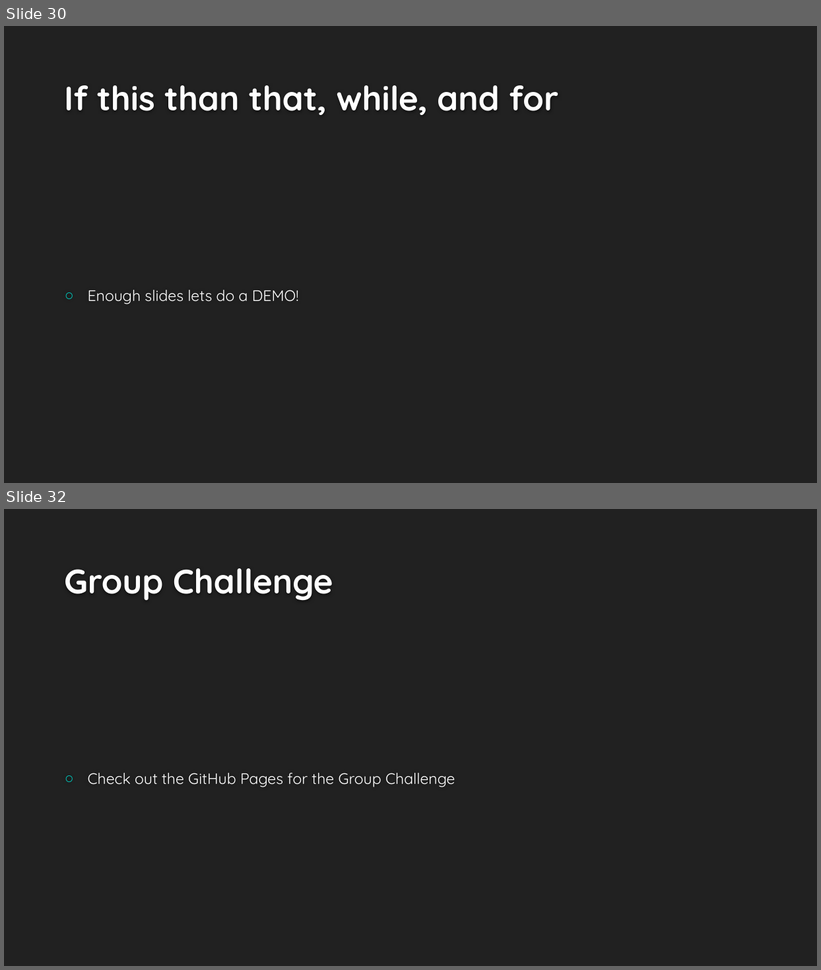
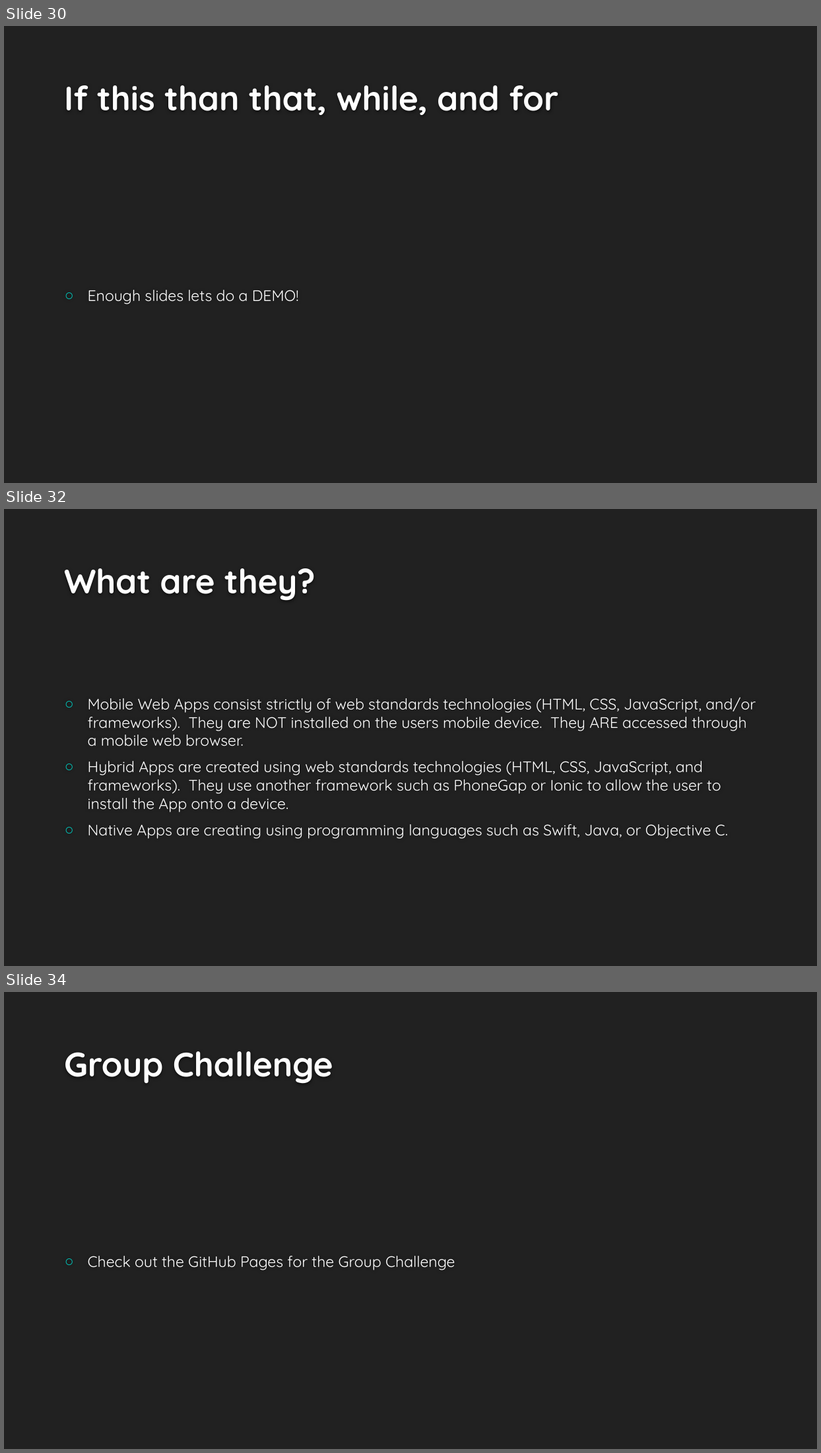
Before and after one commit to binaryfever/WNM617, a slide deck: Week One/Week1Slides.pptx. Shown one above the other, each under a label of ours: slides 30 and 32 before the commit, slides 30, 32 and 34 after it; the slides between them are not shown. The pictures are 821x970 and 821x1453 pixels, drawn with LibreOffice and Linux fonts; fonts in the diff are those of the drawing; background and template pictures are left out. Boxes give left, top, right and bottom in pixels: in the first picture for what was removed or moved away, otherwise in the second. Text is boxed around its words. In the diff, an @@ line names an element or a change of style, - is before the commit and + after.

Commit message:
Added slide
Added a slide about the differences between mobile, hybrid, and native
applications

```diff
--- a/Week One/Week1Slides.pptx
+++ b/Week One/Week1Slides.pptx
@@ slide 32 added at (4,509,817,966), background #212121 @@
@@ title added at (64,568,316,601), 40 pt, text #FEFEFE, bold @@
+What are they?
@@ text added at (88,697,756,839), 18 pt, text #FFFFFF @@
+○ Mobile Web Apps consist strictly of web standards technologies (HTML, CSS, JavaScript, and/or frameworks). They are NOT installed on the users mobile device. They ARE accessed through a mobile web browser.
+○ Hybrid Apps are created using web standards technologies (HTML, CSS, JavaScript, and frameworks). They use another framework such as PhoneGap or Ionic to allow the user to install the App onto a device.
+○ Native Apps are creating using programming languages such as Swift, Java, or Objective C.
@@ what was slide 32 is now slide 34 @@
```
Also in this commit, not shown: 2 other slides added, 1 slide removed.
